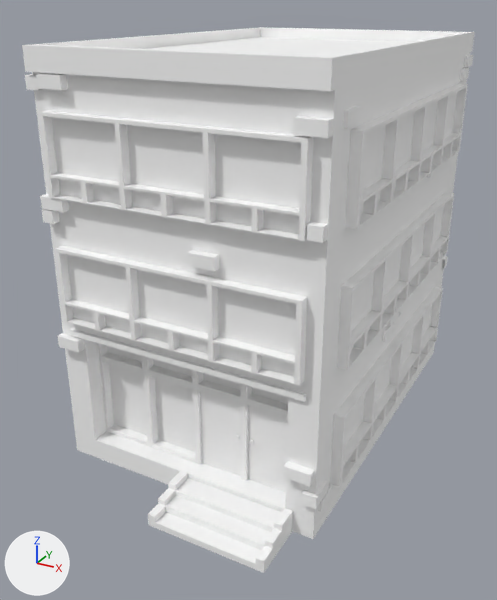
One commit to the FBX model Assets/Art/Static Meshes/City/Buildings/3F/SM_3F_R_Windowed_04.fbx: the scene before it, then after it.
Rendered twice from a 50 mm camera at (8.62, -17.53, 12.03) aimed at (-0.2, -1.5, 4.02). The axes (+X, +Y, +Z) are drawn at lower left. The lights are the same throughout. The older version comes first. Where no turn or scale is listed for an object, it has been applied to the vertices.

Script lines for the objects in view, before the commit:
```python
me_mesh_065 = bpy.data.meshes.new('Mesh.065')
me_mesh_065.from_pydata(...)  # 2199 vertices, 1434 faces; spans x -3.95..4.02, y -6.94..5.75, z 0.04..11.07
me_mesh_065.materials.append(mat_material__36_055)  # white #ffffff
ob_sm_3f_r_windowed_04 = bpy.data.objects.new('SM_3F_R_Windowed_04', me_mesh_065)
ob_sm_3f_r_windowed_04.location = (0.0, 0.0, 0.0)
```
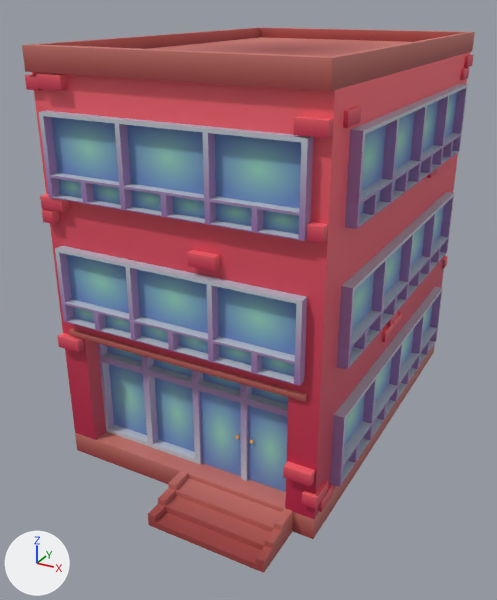
Where the newer file only moved an object's origin or applied its transform, the numbers keep the older frame.

What changed in the scene script:
```text
Add img_t_atlas_buildings_bc_png:
    img_t_atlas_buildings_bc_png = load_image('T_Atlas_Buildings_BC.png', '../../../../Textures/City/T_Atlas_Buildings_BC.png', 2048, 2048, 'sRGB')
Add mat_material__36_076:
    mat_material__36_076 = principled_material('Material #36.076')
    mat_material__36_076.texture = img_t_atlas_buildings_bc_png
    mat_material__36_076.roughness = 0.553
Change me_mesh_065:
    where me_mesh_065.from_pydata(...)  # 2199 vertices, 1434 faces; spans x -3.95..4.02, y -6.94..5.75, z 0.04..11.07
    remove me_mesh_065.materials.append(mat_material__36_055)  # white #ffffff
    add me_mesh_065.materials.append(mat_material__36_076)  # picture img_t_atlas_buildings_bc_png
```

Boxes [x1, y1, x2, y2] around the edits, measured in the pictures (497 x 600 px):
'SM_3F_R_Windowed_04', recoloured (darker)
    both: [22, 27, 475, 573]
